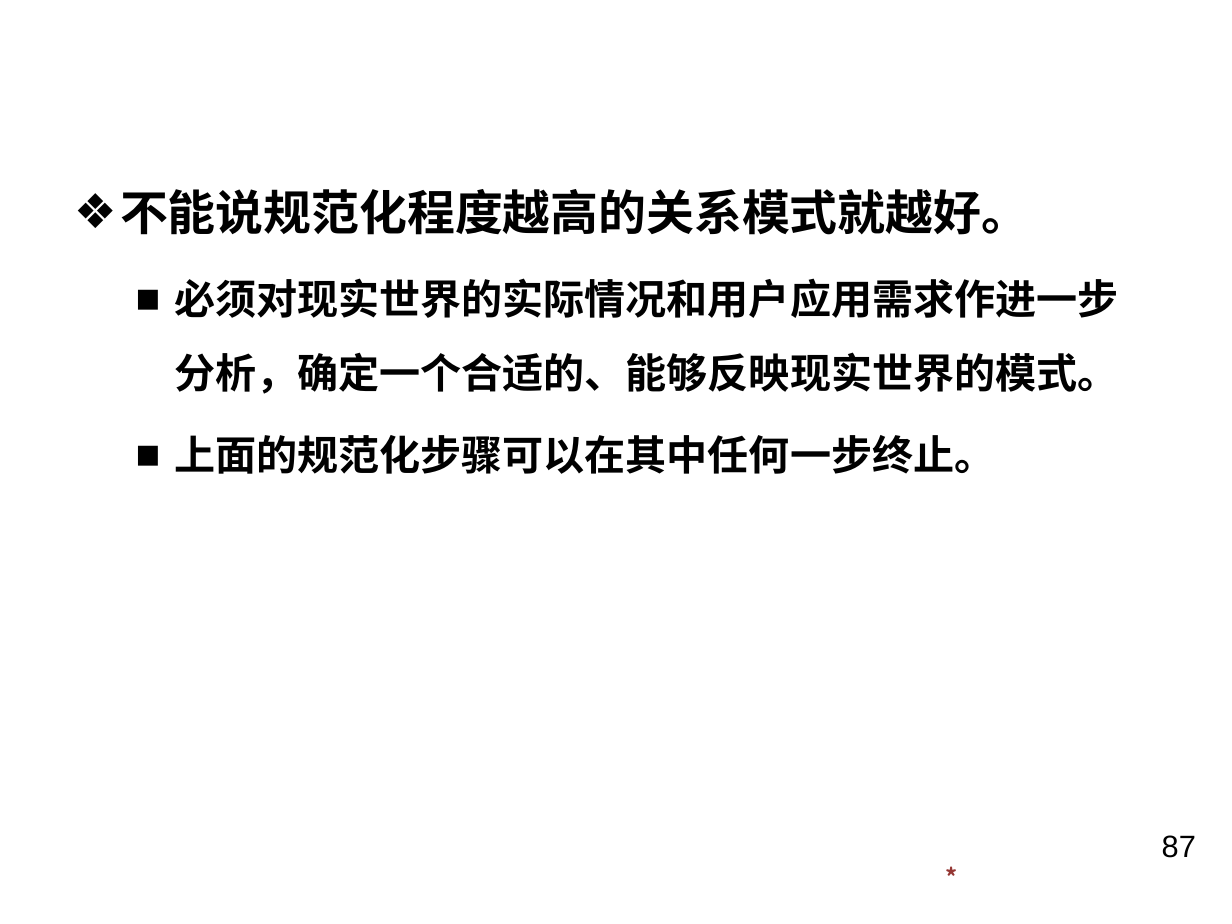
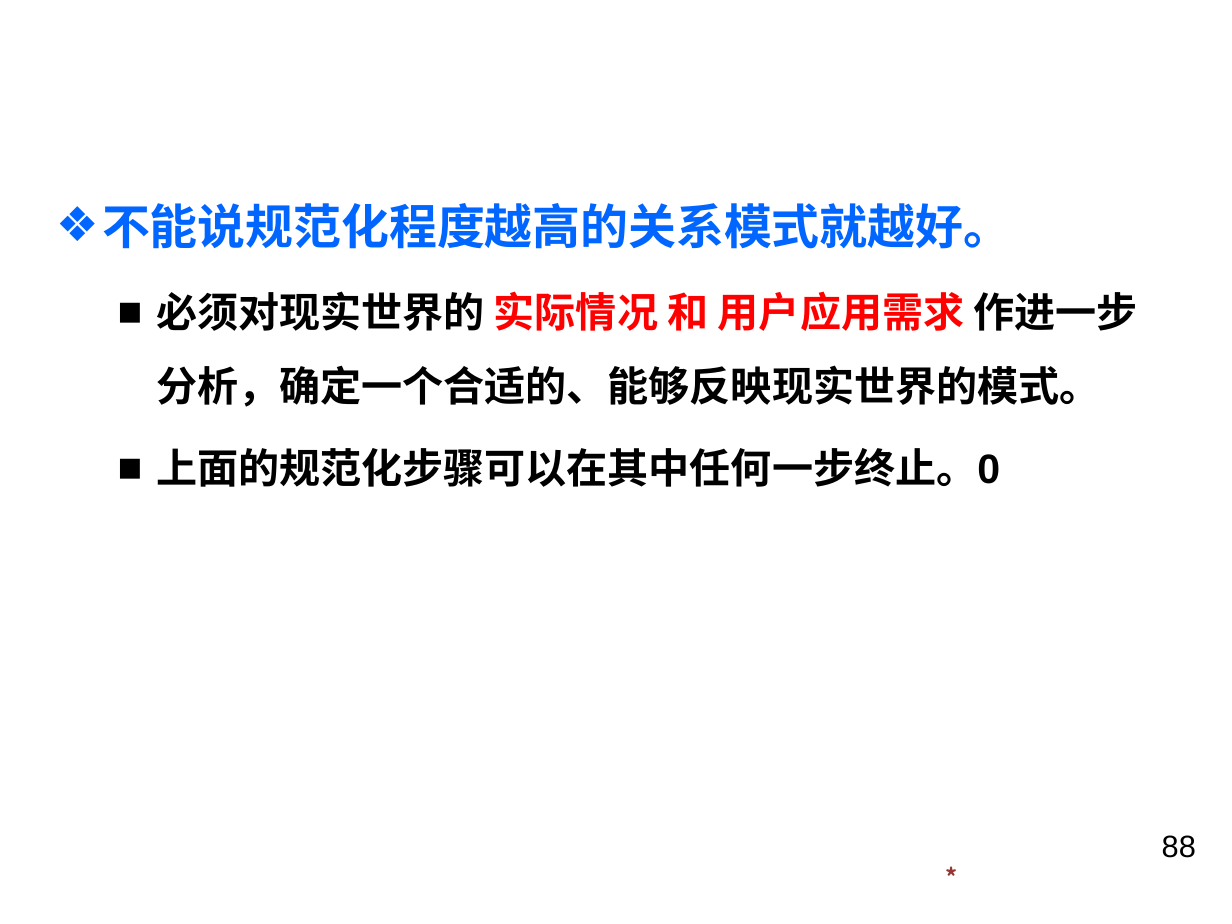
Before and after one commit to BlueVegetable/kejian, a slide deck: slide 88 of 数据库系统/第6章.pptx (slide 87 before the commit). Drawn at 1232x924 pixels with LibreOffice and Linux fonts; fonts in the diff are those of the drawing; background and template pictures are left out. Boxes give left, top, right and bottom in pixels: in the first picture for what was removed or moved away, otherwise in the second. Text is boxed around its words. In the diff, an @@ line names an element or a change of style, - is before the commit and + after.

```diff
--- a/数据库系统/第6章.pptx
+++ b/数据库系统/第6章.pptx
@@ text "不能说规范化程度越高的关系模式就越好。": place and size @@
-text "不能说规范化程度越高的关系模式就越好。" at [120, 189, 1119, 474]
+text "不能说规范化程度越高的关系模式就越好。" at [102, 203, 1138, 487]
@@ text at [102, 203, 1011, 249]: text colour #000000 to #0066FF in "不能说规范化程度越高的关系模式就越好。" @@
@@ text at [156, 291, 1138, 487]: text changed @@
-  ■ 必须对现实世界的实际情况和用户应用需求作进一步分析，确定一个合适的、能够反映现实世界的模式。
-  ■ 上面的规范化步骤可以在其中任何一步终止。
+  ■ 必须对现实世界的 实际情况 和 用户应用需求 作进一步分析，确定一个合适的、能够反映现实世界的模式。
+  ■ 上面的规范化步骤可以在其中任何一步终止。0
@@ page number at [1162, 835, 1196, 858]: text changed @@
-87
+88
```
Also in this commit, not shown: 57 other slides changed, 1 slide added, 15 other files.
